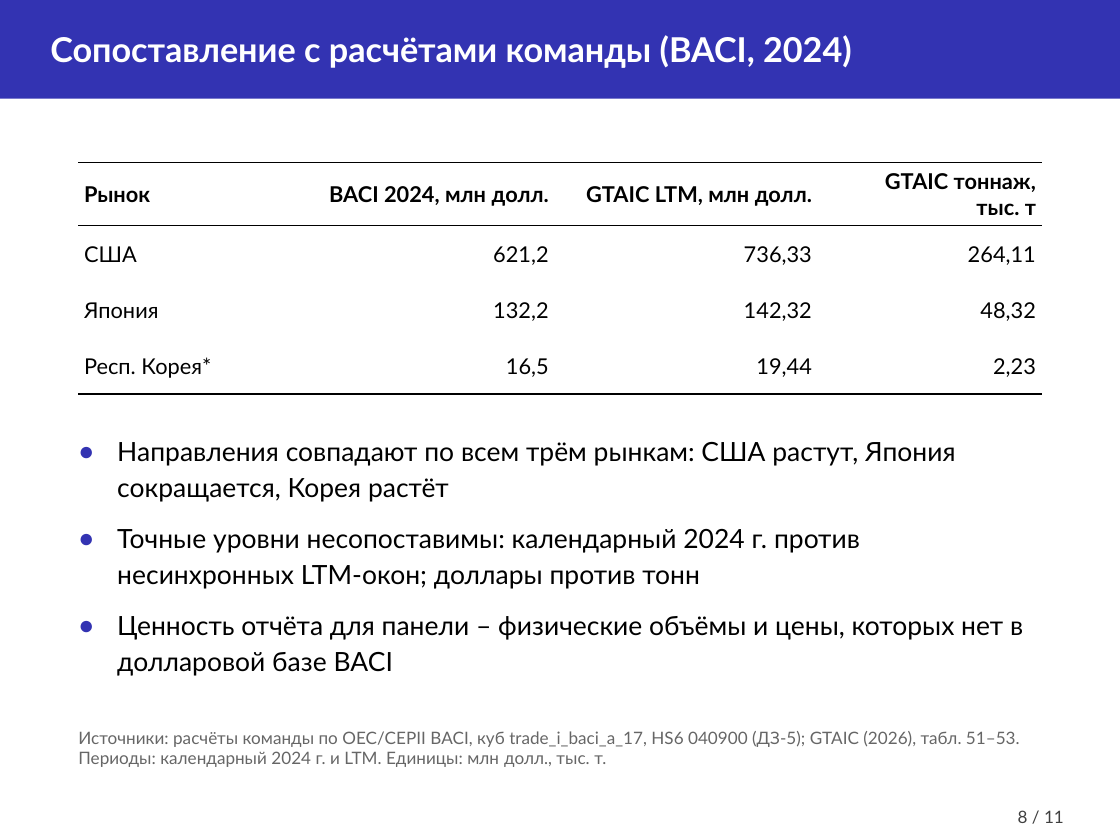
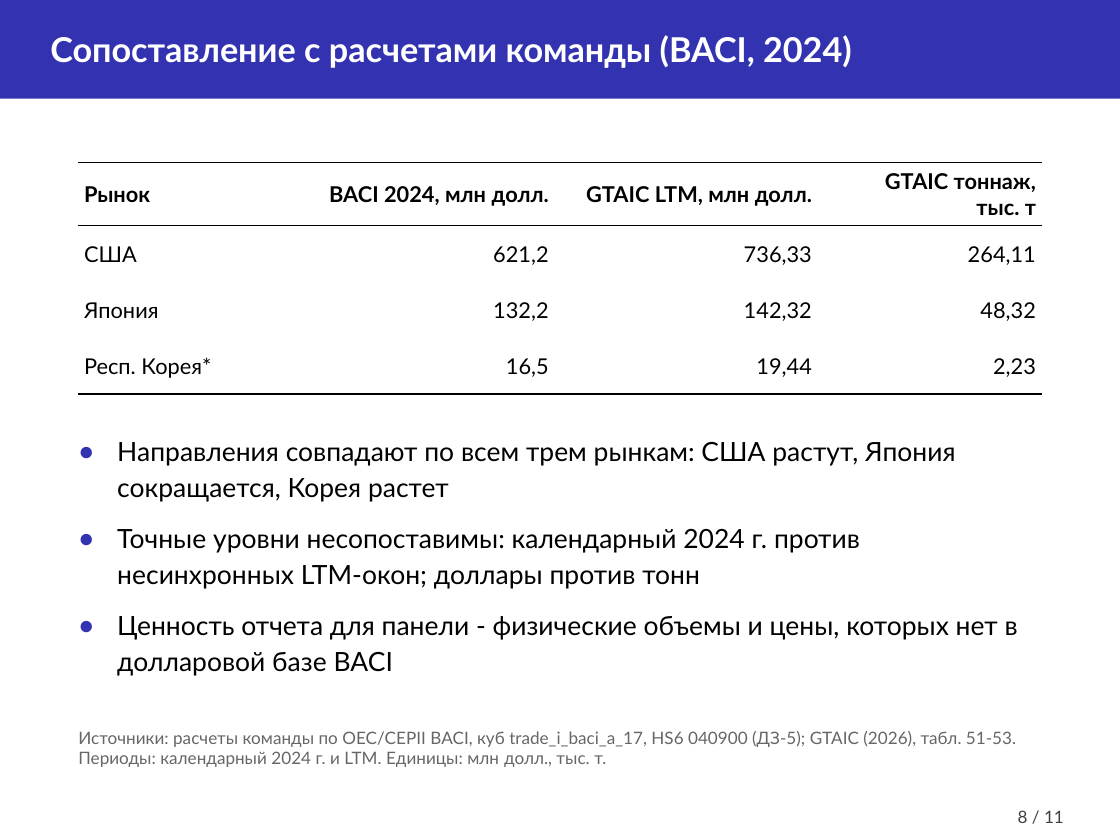
Before and after one commit to pxc1984/competitive-py, a slide deck: slide 8 of sci/obzor/obzor_gtaic_top40_honey_slides.pptx. Drawn at 1120x840 pixels with LibreOffice and Linux fonts; fonts in the diff are those of the drawing. Boxes give left, top, right and bottom in pixels: in the first picture for what was removed or moved away, otherwise in the second. Text is boxed around its words. In the diff, an @@ line names an element or a change of style, - is before the commit and + after.

```diff
--- a/sci/obzor/obzor_gtaic_top40_honey_slides.pptx
+++ b/sci/obzor/obzor_gtaic_top40_honey_slides.pptx
@@ text at [50,35,852,68]: text changed @@
-Сопоставление с расчётами команды (BACI, 2024)
+Сопоставление с расчетами команды (BACI, 2024)
@@ text at [117,442,956,502]: text changed @@
-● Направления совпадают по всем трём рынкам: США растут, Япония сокращается, Корея растёт
+● Направления совпадают по всем трем рынкам: США растут, Япония сокращается, Корея растет
@@ text at [117,616,1018,676]: text changed @@
-● Ценность отчёта для панели – физические объёмы и цены, которых нет в долларовой базе BACI
+● Ценность отчета для панели - физические объемы и цены, которых нет в долларовой базе BACI
@@ text at [78,731,1016,767]: text changed @@
-Источники: расчёты команды по OEC/CEPII BACI, куб trade_i_baci_a_17, HS6 040900 (ДЗ-5); GTAIC (2026), табл. 51–53. Периоды: календарный 2024 г. и LTM. Единицы: млн долл., тыс. т.
+Источники: расчеты команды по OEC/CEPII BACI, куб trade_i_baci_a_17, HS6 040900 (ДЗ-5); GTAIC (2026), табл. 51-53. Периоды: календарный 2024 г. и LTM. Единицы: млн долл., тыс. т.
```
Also in this commit, not shown: 9 other slides changed, 4 other files.
